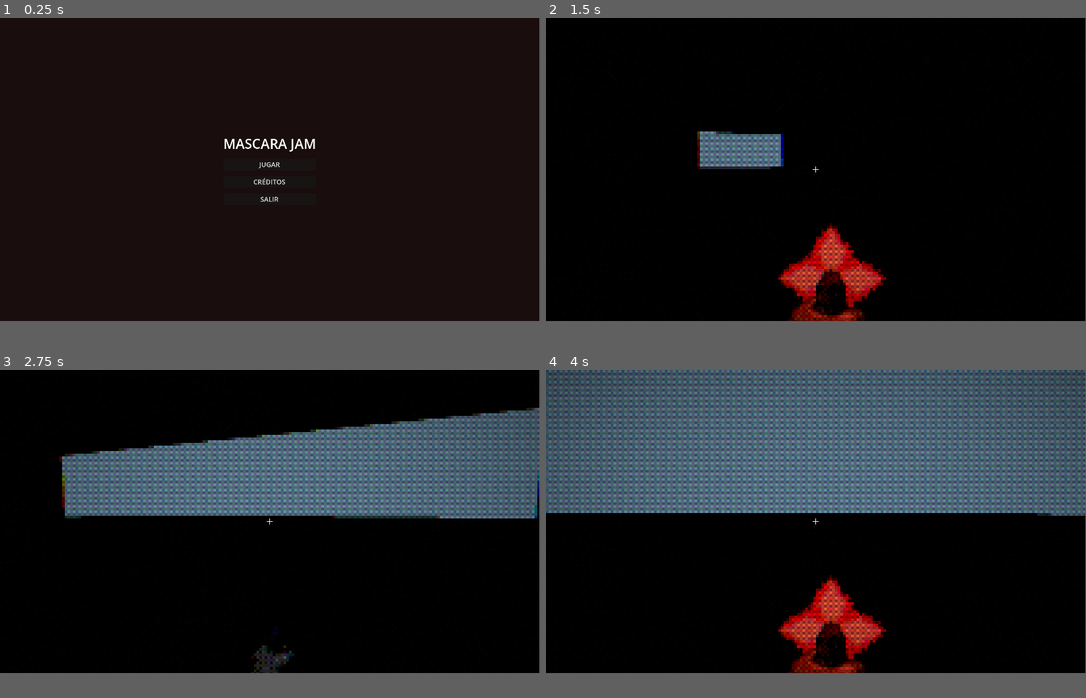
Above: before the commit, frames 1-4 (two rows, left to right).
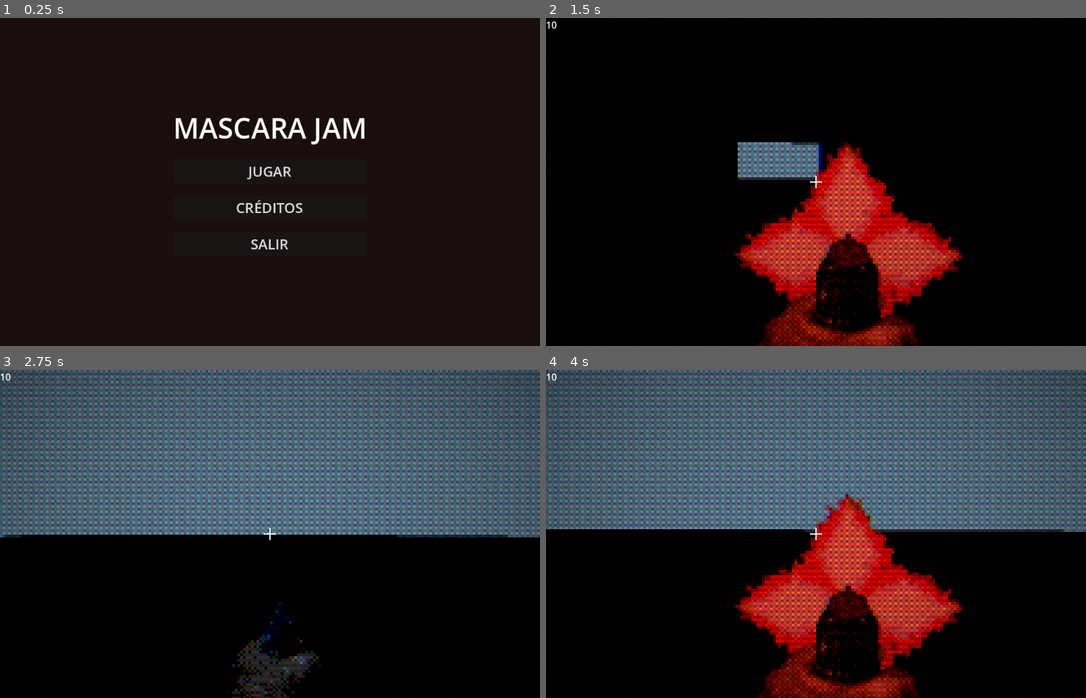
Above: after the commit, the same moments.

Repository: trvdex/mascara-jam
Game: Godot game, scene res://scenes/Menu.tscn
Same seed, same stepped clock (60 frames per second), same inputs: the game is played once before the commit and once after it.
Inputs (mouse positions are in pixels of both pictures, inside the frame that each line leads up to):
- Up to frame 1 (0.25 s): no input
- Up to frame 2 (1.5 s): click "JUGAR" at 0.5 s; tap Enter at 1.25 s; move the mouse to (843, 168) at 1.27 s; press the mouse at (843, 168) at 1.28 s; hold W (move_forward) from 1.28 s (still down)
- Up to frame 3 (2.75 s): keep holding W (move_forward); tap Space (jump) at 1.52, 2.27 s; move the mouse to (243, 524) at 2.02 s; release the mouse at (243, 524) at 2.03 s; tap 2 (ammo_blue) at 2.1 s; click (243, 524) at 2.3 s
- Up to frame 4 (4 s): keep holding W (move_forward); move the mouse to (826, 517) at 2.77 s; hold 3 (ammo_green) 2.78-3.53 s; click (826, 517) at 3.05 s; move the mouse to (810, 527) at 3.52 s; tap Q (ammo_next) at 3.6 s; tap Space (jump) at 3.77 s; click (810, 527) at 3.8 s
In our replay, the window is 799x449 before the commit and 800x486 after it. These sizes can differ from the game's own. Grey fills any space a smaller window leaves; there, only what the larger window draws over its background counts as a difference.

The runs differ from the first frame. In frame 1, 1.9% of the frame differs, in the area x 32-68%, y 30-71%; in frame 2, 16%; in frame 3, 30%, in the area x 0-100%, y 0-100%; in frame 4, 18%.

Commit message:
vida y colisiones enemigos

Diff:
--- a/enemies/enemie.gd
+++ b/enemies/enemie.gd
@@ -1,16 +1,18 @@
 extends CharacterBody3D
 
-@export var speed := 4.0
+# === MOVIMIENTO ===
+@export var speed: float = 4.0
 
+# === NODOS ===
 @onready var sprite: AnimatedSprite3D = $AnimatedSprite3D
 @onready var player: Node3D = get_parent().get_node("Player")
 
-# Tipos de enemigo (debe coincidir con AmmoType en gun.gd)
+# === TIPOS DE ENEMIGO ===
 enum EnemyColor { RED, BLUE, GREEN }
-
 @onready var enemyType: int = randi_range(0, 2)
 
 func _ready() -> void:
+	# Asignar animación según tipo
 	match enemyType:
 		EnemyColor.RED:
 			sprite.play("red")
@@ -42,16 +44,24 @@
 
 	move_and_slide()
 
+# --- DETECCIÓN DE COLISIÓN CON EL PLAYER ---
+func _on_area_3d_body_entered(body: Node) -> void:
+	print("Colisión con:", body.name)
+	if body == player:
+		hit_player()
 
-# Llamado cuando el jugador dispara al enemigo
+func hit_player():
+	if player:
+		player.take_damage(1)
+	die()
+
+# --- RECIBIR DAÑO DEL JUGADOR ---
 func take_damage(damage: int, ammo_type: int) -> void:
-	# Verificar si el color de la munición coincide con el color del enemigo
 	if ammo_type == enemyType:
 		print("¡Enemigo ", _get_color_name(), " eliminado! Daño recibido: ", damage)
-		queue_free()  # Elimina al enemigo de la escena
+		queue_free()  # Elimina al enemigo
 	else:
 		print("¡Munición incorrecta! Necesitas munición ", _get_color_name(), " para este enemigo.")
-
 
 func _get_color_name() -> String:
 	match enemyType:
@@ -62,3 +72,6 @@
 		EnemyColor.GREEN:
 			return "VERDE"
 	return "DESCONOCIDO"
+
+func die():
+	queue_free()
--- a/enemies/enemie.tscn
+++ b/enemies/enemie.tscn
@@ -48,6 +48,9 @@
 "speed": 5.0
 }]
 
+[sub_resource type="BoxShape3D" id="BoxShape3D_60d01"]
+size = Vector3(1.2178955, 3.284668, 0.33810425)
+
 [node name="CharacterBody3D" type="CharacterBody3D" unique_id=1548968741]
 transform = Transform3D(0.4, 0, 0, 0, 0.4, 0, 0, 0, 0.4, 0, 0.6870046, 0)
 collision_mask = 2
@@ -63,3 +66,13 @@
 texture_filter = 0
 sprite_frames = SubResource("SpriteFrames_df457")
 animation = &"red"
+
+[node name="Area3D" type="Area3D" parent="." unique_id=1092929087]
+collision_layer = 2
+
+[node name="CollisionShape3D" type="CollisionShape3D" parent="Area3D" unique_id=29286276]
+transform = Transform3D(1, 0, 0, 0, 1.032649, 0, 0, 0, 0.9509513, 0.108947754, 0.36816418, 0.02690125)
+shape = SubResource("BoxShape3D_60d01")
+debug_color = Color(0.7726719, 0.4196268, 0.39289105, 0.41960785)
+
+[connection signal="body_entered" from="Area3D" to="." method="_on_area_3d_body_entered"]
--- a/project.godot
+++ b/project.godot
@@ -17,9 +17,8 @@
 
 [display]
 
-window/size/viewport_width=1920
-window/size/viewport_height=1080
-window/size/mode=2
+window/size/viewport_width=920
+window/size/viewport_height=560
 
 [input]
 
--- a/scenes/player.tscn
+++ b/scenes/player.tscn
@@ -85,3 +85,9 @@
 grow_horizontal = 2
 grow_vertical = 2
 color = Color(1, 1, 1, 0.9)
+
+[node name="HealthLayer" type="CanvasLayer" parent="." unique_id=1914509567]
+
+[node name="Label" type="Label" parent="HealthLayer" unique_id=1285770151]
+offset_right = 40.0
+offset_bottom = 23.0
--- a/scripts/PlayerMovement.gd
+++ b/scripts/PlayerMovement.gd
@@ -19,17 +19,22 @@
 @onready var head: Node3D = $Head
 @onready var camera: Camera3D = $Head/Camera3D
 @onready var raycast: RayCast3D = $Head/Camera3D/RayCast3D  # Opcional para disparo
-@onready var gun: Node3D = $Gun  # Referencia al arma
+
+@onready var health_label: Label = $HealthLayer/Label
 
 # Variables internas
 var current_speed: float = SPEED
 var gravity: float = ProjectSettings.get_setting("physics/3d/default_gravity")
+var hp: int = 10
 
 
 func _ready() -> void:
 	# Capturar el ratón
 	Input.mouse_mode = Input.MOUSE_MODE_CAPTURED
+	update_ui()
 
+func update_ui():
+	health_label.text = str(hp)
 
 func _input(event: InputEvent) -> void:
 	# Rotación con el ratón (solo horizontal como Doom clásico)
@@ -99,9 +104,23 @@
 		var collider = raycast.get_collider()
 		print("¡Impacto en: ", collider.name, "!")
 
-		# Si el objetivo tiene un método "take_damage", llamarlo con el tipo de munición
-		if collider.has_method("take_damage"):
-			var ammo_type = gun.get_current_ammo_type()
-			collider.take_damage(25, ammo_type)  # 25 de daño + tipo de munición
+		# Si el objetivo tiene un método "take_damage", llamarlo
+		if collider.has_method("die"):
+			collider.die()  # 25 de daño
 	else:
 		print("¡Disparo al aire!")
+
+
+func set_hp(value: int):
+	hp = value
+	update_ui()
+
+func die():
+	get_tree().change_scene_to_file("res://scenes/Menu.tscn")
+
+func take_damage(amount: int):
+	set_hp(hp - amount)
+	print("vida: ", hp)
+
+	if hp <= 0:
+		die()
